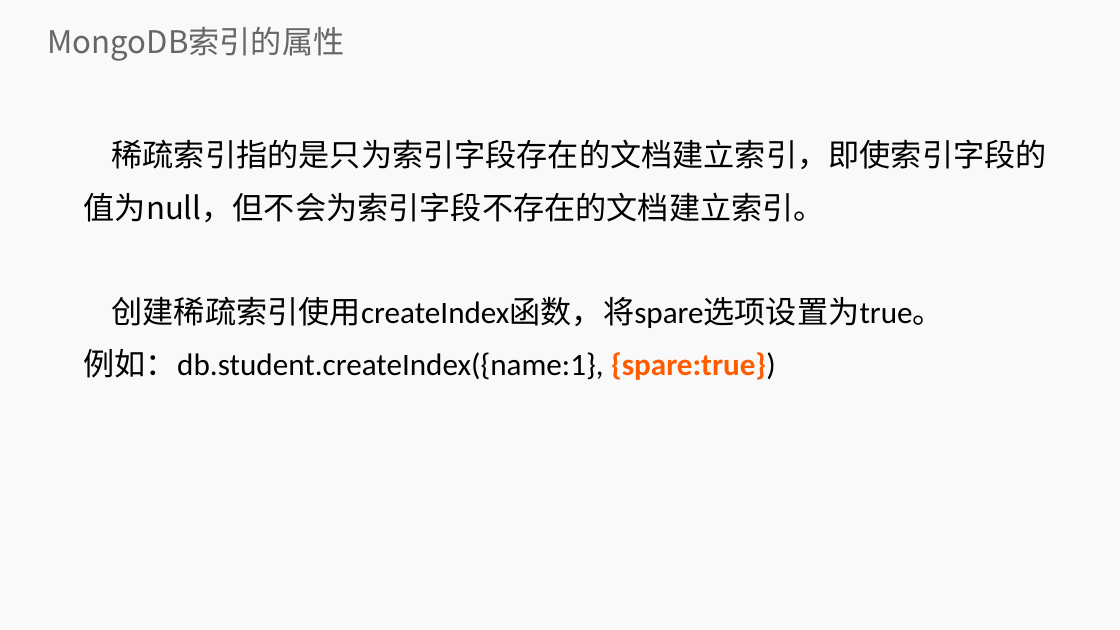
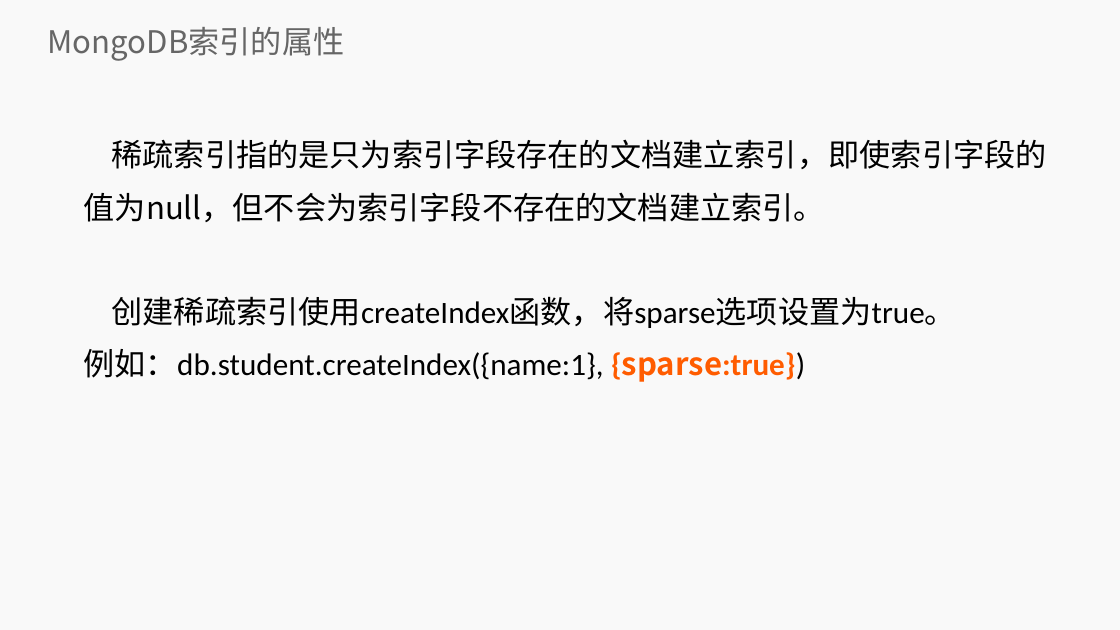
Before and after one commit to lihuanzhen2016/no-sql, a slide deck: slide 20 of PPT/06 MongoDB 索引.pptx (slide 21 before the commit). Drawn at 1120x630 pixels with LibreOffice and Linux fonts; fonts in the diff are those of the drawing; background and template pictures are left out. Boxes give left, top, right and bottom in pixels: in the first picture for what was removed or moved away, otherwise in the second. Text is boxed around its words. In the diff, an @@ line names an element or a change of style, - is before the commit and + after.

Commit message:
index update

```diff
--- a/PPT/06 MongoDB 索引.pptx
+++ b/PPT/06 MongoDB 索引.pptx
@@ subtitle at [84,296,956,382]: text changed @@
-创建稀疏索引使用createIndex函数，将spare选项设置为true。
-例如：db.student.createIndex({name:1}, {spare:true})
+创建稀疏索引使用createIndex函数，将sparse选项设置为true。
+例如：db.student.createIndex({name:1}, {sparse:true})
```
Also in this commit, not shown: 21 other slides changed, 8 slides added, 11 slides removed.
